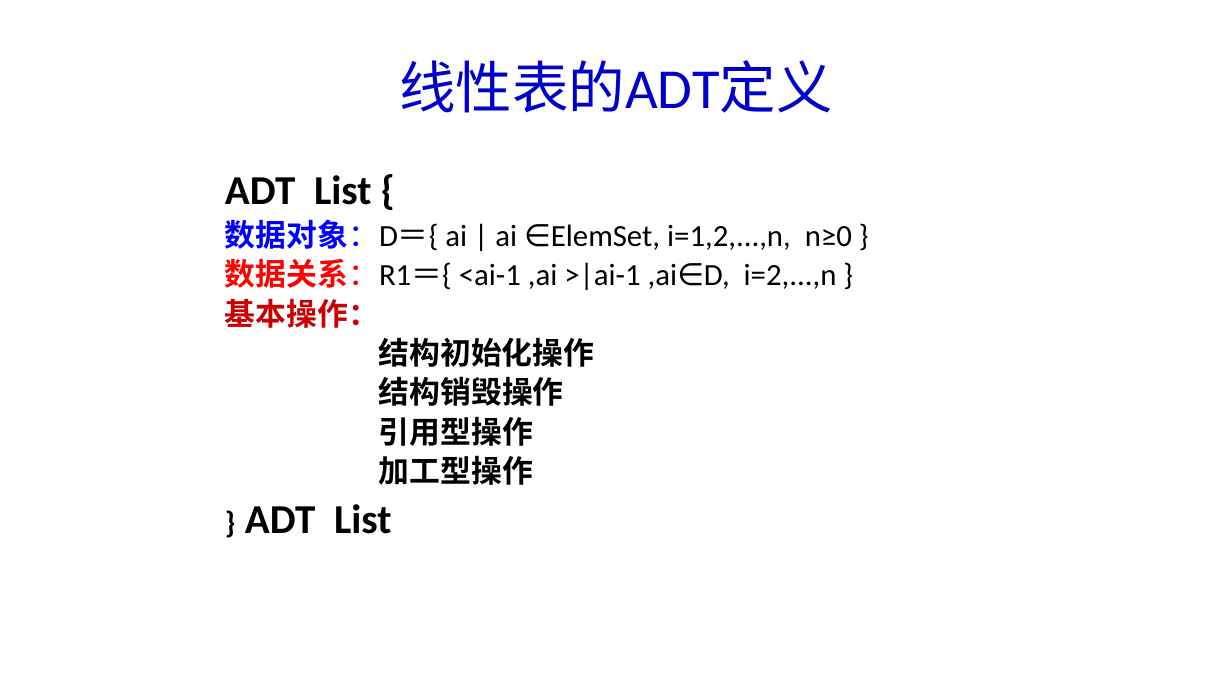
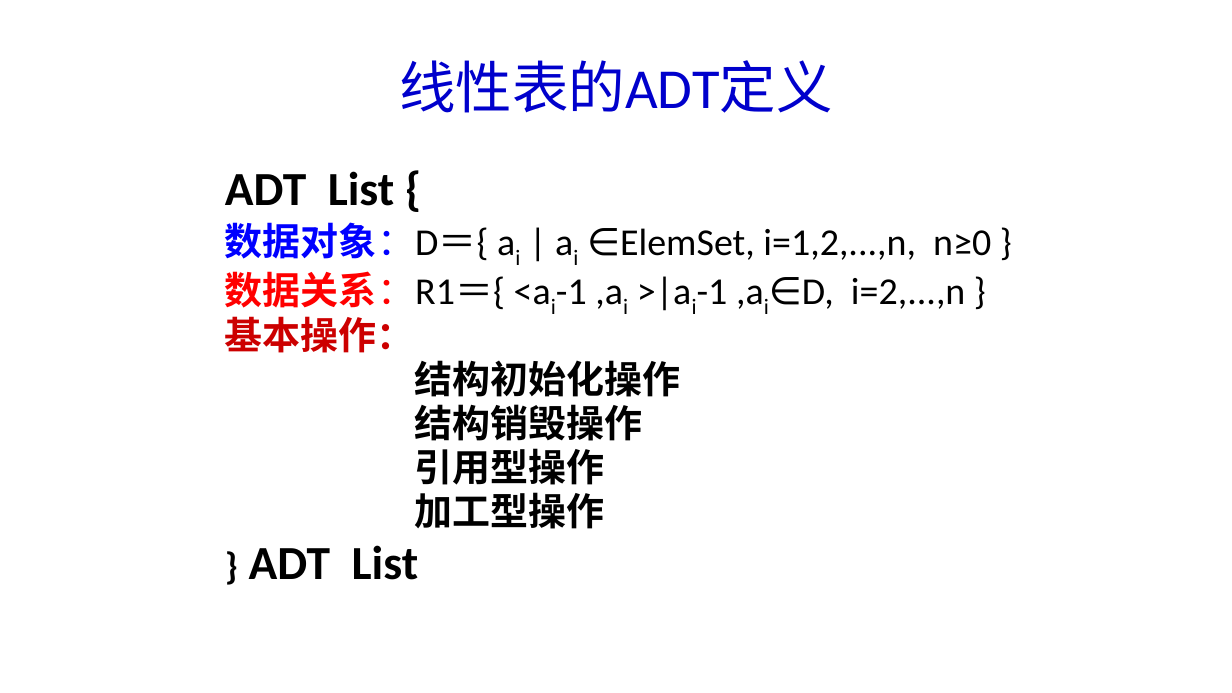
Before and after one commit to Gempittance/Data_Structur_Build, a slide deck: slide 8 of 数据结构PPT/ds2.pptx. Drawn at 1232x693 pixels with LibreOffice and Linux fonts; fonts in the diff are those of the drawing. Boxes give left, top, right and bottom in pixels: in the first picture for what was removed or moved away, otherwise in the second. Text is boxed around its words. In the diff, an @@ line names an element or a change of style, - is before the commit and + after.

Commit message:
02

```diff
--- a/数据结构PPT/ds2.pptx
+++ b/数据结构PPT/ds2.pptx
@@ text "ADT List {" at [225, 171, 991, 580]: size 32 to 37 pt in "ADT List {", "ADT List"; size 24 to 29.6 pt in "数据对象：D＝{ ai | ai ∈ElemSet, i=1,2,...,n, n≥0 ...", "数据关系：R1＝{ <ai-1 ,ai >|ai-1 ,ai∈D, i=2,...,n }", "基本操作：", "结构初始化操作" and 4 more places; now subscript in "ai ai", "<ai-1 ,ai >|ai-1 ,ai∈D,"; line spacing 0.9 to 0.8; more space between paragraphs @@
```
